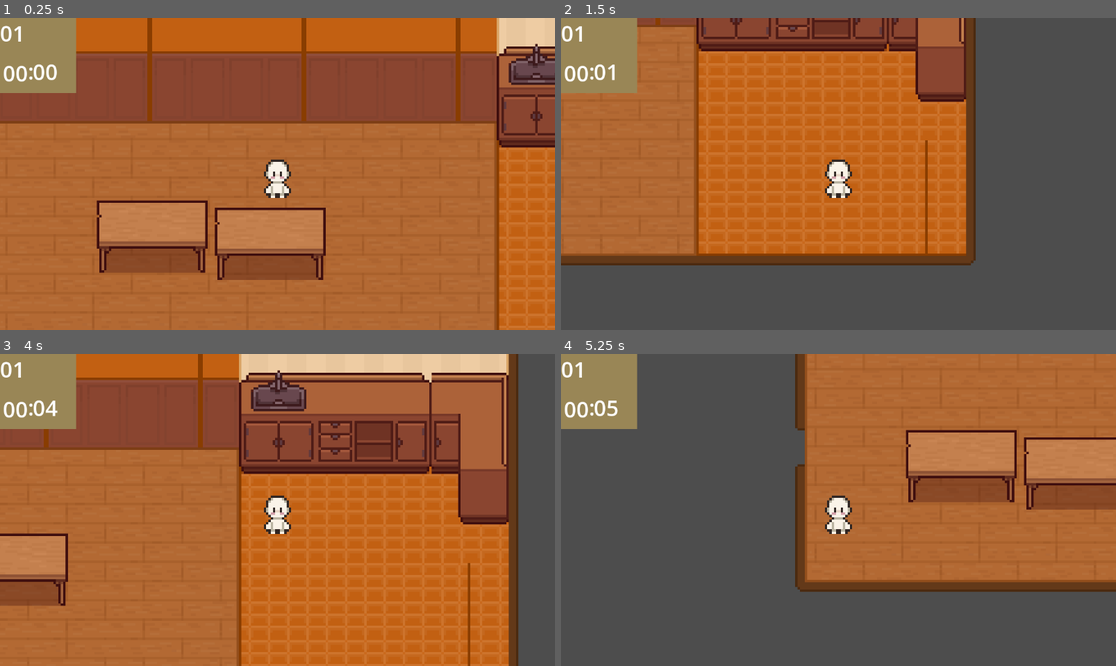
Above: before the commit, frames 1-4 (two rows, left to right).
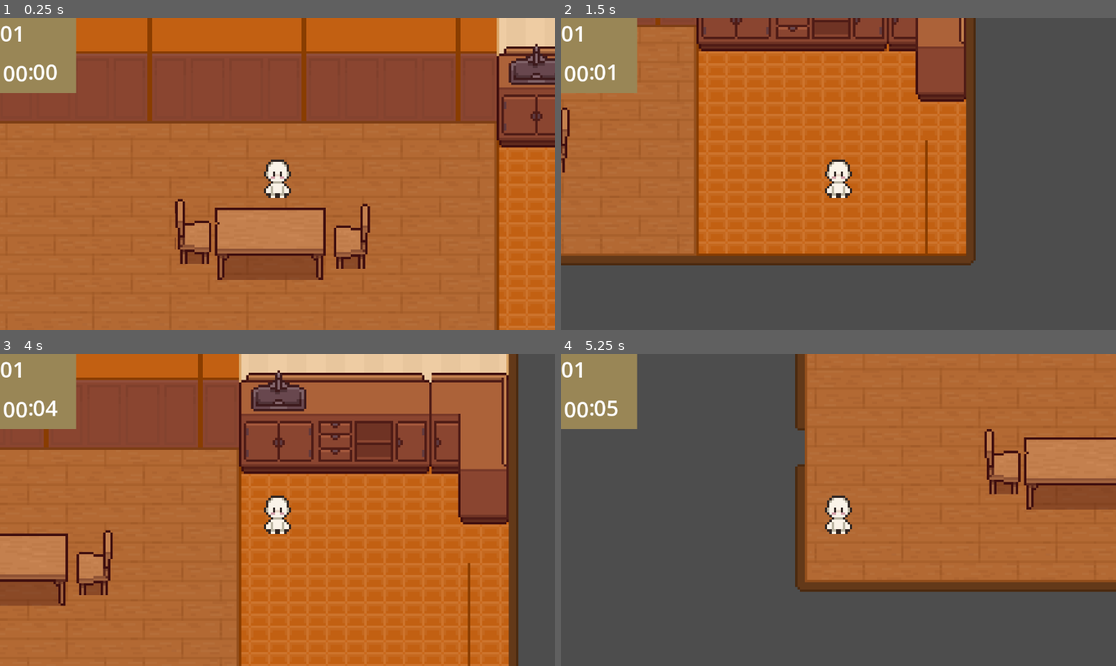
Above: after the commit, the same moments.

Repository: Jose-Prince/UVG-Tesis-Game
Game: Godot game, scene res://Scenes/café_place.tscn
The game is run twice, just before and just after one commit, with the same random seed, the same clock (stepped at 60 frames per second) and the same inputs. This scene is started directly instead of the project's main scene.
Inputs (mouse positions are in pixels of both pictures, inside the frame that each line leads up to):
- Up to frame 1 (0.25 s): no input
- Up to frame 2 (1.5 s): tap Enter at 0.5 s; move the mouse to (960, 158) at 0.52 s; hold D (right) 0.53-1.28 s; click (960, 158) at 0.67 s; move the mouse to (727, 189) at 1.27 s; hold S (down) from 1.28 s (still down)
- Up to frame 3 (4 s): move the mouse to (333, 441) at 2.02 s; release S (down) at 2.03 s; hold D (right) 2.03-2.78 s; tap Space at 2.75 s; move the mouse to (249, 572) at 2.77 s; hold W (up) 2.78-3.53 s; click (249, 572) at 2.92 s; tap Enter at 3.5 s; move the mouse to (444, 556) at 3.52 s; hold A (left) from 3.53 s (still down)
- Up to frame 4 (5.25 s): move the mouse to (672, 463) at 4.27 s; move the mouse to (866, 510) at 5.02 s; release A (left) at 5.03 s; hold S (down) from 5.03 s (still down); click (866, 510) at 5.17 s

The runs differ from the first frame. In frame 1, 4.3% of the frame differs, in the area x 17-67%, y 57-82%; in frame 2, 0.2%; in frame 3, 0.8%; in frame 4, 3.6%.

Commit message:
Feat: associate chairs to table

Diff:
--- a/Prefabs/Chair.tscn
+++ /dev/null
@@ -1,24 +0,0 @@
-[gd_scene format=3 uid="uid://c7veufbusq3vm"]
-
-[ext_resource type="Script" uid="uid://bpit0g74t3khe" path="res://Scripts/Chair.gd" id="1_5rhpu"]
-[ext_resource type="Texture2D" uid="uid://2d20jnl7otnj" path="res://Sprites/TopDownHouse_FurnitureState1.png" id="1_od6l5"]
-
-[sub_resource type="RectangleShape2D" id="RectangleShape2D_5rhpu"]
-size = Vector2(18, 25)
-
-[node name="Chair" type="Node2D" unique_id=1763360672]
-script = ExtResource("1_5rhpu")
-
-[node name="Area2D" type="Area2D" parent="." unique_id=227082844]
-
-[node name="NinePatchRect" type="NinePatchRect" parent="Area2D" unique_id=774143767]
-offset_left = -8.0
-offset_top = -14.0
-offset_right = 7.0
-offset_bottom = 8.0
-texture = ExtResource("1_od6l5")
-region_rect = Rect2(143.74069, 3.7685156, 15.6414795, 27.797848)
-
-[node name="CollisionShape2D" type="CollisionShape2D" parent="Area2D" unique_id=1955943769]
-position = Vector2(-1, -3.5)
-shape = SubResource("RectangleShape2D_5rhpu")
--- /dev/null
+++ b/Prefabs/chair.tscn
@@ -0,0 +1,21 @@
+[gd_scene format=3 uid="uid://05y0ghmm4qsq"]
+
+[ext_resource type="Script" uid="uid://bpit0g74t3khe" path="res://Scripts/chair.gd" id="1_r2gyq"]
+[ext_resource type="Texture2D" uid="uid://2d20jnl7otnj" path="res://Sprites/TopDownHouse_FurnitureState1.png" id="1_soryi"]
+
+[sub_resource type="AtlasTexture" id="AtlasTexture_r2gyq"]
+atlas = ExtResource("1_soryi")
+region = Rect2(143.99881, 4.0322866, 15.015106, 27.973446)
+
+[sub_resource type="RectangleShape2D" id="RectangleShape2D_avq0k"]
+size = Vector2(13, 15)
+
+[node name="Chair" type="StaticBody2D" unique_id=1594550986]
+script = ExtResource("1_r2gyq")
+
+[node name="Sprite2D" type="Sprite2D" parent="." unique_id=169816347]
+texture = SubResource("AtlasTexture_r2gyq")
+
+[node name="CollisionShape2D" type="CollisionShape2D" parent="." unique_id=1641243643]
+position = Vector2(0.5, 2.5)
+shape = SubResource("RectangleShape2D_avq0k")
--- a/Prefabs/table.tscn
+++ b/Prefabs/table.tscn
@@ -1,5 +1,6 @@
 [gd_scene format=3 uid="uid://d3hb3h1ih8e8w"]
 
+[ext_resource type="Script" uid="uid://ds7fyi5wyq772" path="res://Scripts/table.gd" id="1_rbrsc"]
 [ext_resource type="Texture2D" uid="uid://2d20jnl7otnj" path="res://Sprites/TopDownHouse_FurnitureState1.png" id="1_sawk4"]
 
 [sub_resource type="RectangleShape2D" id="RectangleShape2D_rbrsc"]
@@ -13,6 +14,7 @@
 size = Vector2(64, 45)
 
 [node name="Table" type="StaticBody2D" unique_id=639487740]
+script = ExtResource("1_rbrsc")
 
 [node name="collider" type="CollisionShape2D" parent="." unique_id=141406604]
 position = Vector2(0, 4.5)
@@ -27,3 +29,5 @@
 position = Vector2(1, 0.5)
 shape = SubResource("RectangleShape2D_sawk4")
 debug_color = Color(0.94935995, 5.390644e-06, 0.57624334, 0.41960785)
+
+[connection signal="body_entered" from="DetectionArea" to="." method="_on_detection_area_body_entered"]
--- a/Scenes/MainScene.tscn
+++ b/Scenes/MainScene.tscn
@@ -4,7 +4,6 @@
 [ext_resource type="Script" path="res://Scripts/MainSceneScript.gd" id="1_y4jh7"]
 [ext_resource type="Texture2D" uid="uid://2d20jnl7otnj" path="res://Sprites/TopDownHouse_FurnitureState1.png" id="2_tr2i4"]
 [ext_resource type="Texture2D" uid="uid://ivufxjdlav1s" path="res://Sprites/TopDownHouse_SmallItems.png" id="3_nhkr4"]
-[ext_resource type="PackedScene" uid="uid://c7veufbusq3vm" path="res://Prefabs/Chair.tscn" id="4_7rqgy"]
 
 [sub_resource type="TileSetAtlasSource" id="TileSetAtlasSource_tr2i4"]
 texture = ExtResource("1_hpc76")
@@ -815,22 +814,6 @@
 position = Vector2(138, 78)
 zoom = Vector2(2.43, 2.43)
 
-[node name="Chair" parent="." unique_id=1763360672 groups=["Chairs"] instance=ExtResource("4_7rqgy")]
-position = Vector2(33, 160)
-
-[node name="Chair2" parent="." unique_id=2134254006 groups=["Chairs"] instance=ExtResource("4_7rqgy")]
-position = Vector2(92, 159)
-rotation = -3.1415925
-scale = Vector2(1.0399988, -1)
-
-[node name="Chair3" parent="." unique_id=1518310664 groups=["Chairs"] instance=ExtResource("4_7rqgy")]
-position = Vector2(39, 62)
-
-[node name="Chair4" parent="." unique_id=863812161 groups=["Chairs"] instance=ExtResource("4_7rqgy")]
-position = Vector2(96, 64)
-rotation = 3.1415925
-scale = Vector2(0.96000123, -1)
-
 [node name="CustomerSpawn" type="Marker2D" parent="." unique_id=1898669307]
 position = Vector2(-77, 105)
 
--- a/Scenes/café_place.tscn
+++ b/Scenes/café_place.tscn
@@ -7,8 +7,8 @@
 [ext_resource type="PackedScene" path="res://Prefabs/time_ui.tscn" id="3_eqbnc"]
 [ext_resource type="Script" path="res://Scripts/time_ui.gd" id="4_a4k3g"]
 [ext_resource type="PackedScene" uid="uid://h6uqvesj3b8s" path="res://Prefabs/Player.tscn" id="5_npy7o"]
-[ext_resource type="PackedScene" uid="uid://c6v4cscudxqsh" path="res://Prefabs/Table.tscn" id="8_52c50"]
 [ext_resource type="PackedScene" uid="uid://d3hb3h1ih8e8w" path="res://Prefabs/table.tscn" id="9_4hpb6"]
+[ext_resource type="PackedScene" uid="uid://05y0ghmm4qsq" path="res://Prefabs/chair.tscn" id="9_r1i3y"]
 
 [sub_resource type="TileSetAtlasSource" id="TileSetAtlasSource_52c50"]
 texture = ExtResource("1_7ewdn")
@@ -733,10 +733,14 @@
 [node name="Player" parent="." unique_id=1461023337 instance=ExtResource("5_npy7o")]
 position = Vector2(293, 198)
 
-[node name="Table" parent="." unique_id=1763360672 instance=ExtResource("8_52c50")]
-position = Vector2(241, 224)
-
-[node name="Table2" parent="." unique_id=639487740 instance=ExtResource("9_4hpb6")]
+[node name="Table" parent="." unique_id=639487740 instance=ExtResource("9_4hpb6")]
 position = Vector2(290, 227)
 
+[node name="Chair" parent="." unique_id=1594550986 instance=ExtResource("9_r1i3y")]
+position = Vector2(258, 222)
+
+[node name="Chair2" parent="." unique_id=1484332892 instance=ExtResource("9_r1i3y")]
+position = Vector2(324, 224)
+isRotated = true
+
 [connection signal="updated" from="TimeSystem" to="CanvasLayer/TimeGui" method="_on_time_system_updated"]
--- a/Scripts/Chair.gd
+++ /dev/null
@@ -1,3 +0,0 @@
-extends Node2D
-
-@export var isFree = true
--- /dev/null
+++ b/Scripts/chair.gd
@@ -0,0 +1,9 @@
+extends Node2D
+
+@export var isFree = true
+@export var isRotated = false
+
+@onready var sprite_2d: Sprite2D = $Sprite2D
+
+func _ready() -> void:
+	sprite_2d.flip_h = isRotated
--- /dev/null
+++ b/Scripts/table.gd
@@ -0,0 +1,19 @@
+extends StaticBody2D
+
+var chairs : Array[Node2D]
+
+# Called when the node enters the scene tree for the first time.
+func _ready() -> void:
+	pass # Replace with function body.
+
+
+# Called every frame. 'delta' is the elapsed time since the previous frame.
+func _process(delta: float) -> void:
+	pass
+
+
+
+func _on_detection_area_body_entered(body: Node2D) -> void:
+	if body.is_in_group("chair"):
+		chairs.append(body)
+		print("Añadiendo silla")
--- a/project.godot
+++ b/project.godot
@@ -17,8 +17,8 @@
 
 [global_group]
 
-Chairs="Defines a chair object. NPCs can use them to sit."
 player=""
+chair="Defines a chair object. NPCs can use them to sit."
 
 [input]
 
Renamed: Scripts/Chair.gd.uid -> Scripts/chair.gd.uid
Not shown, added: Scripts/table.gd.uid
